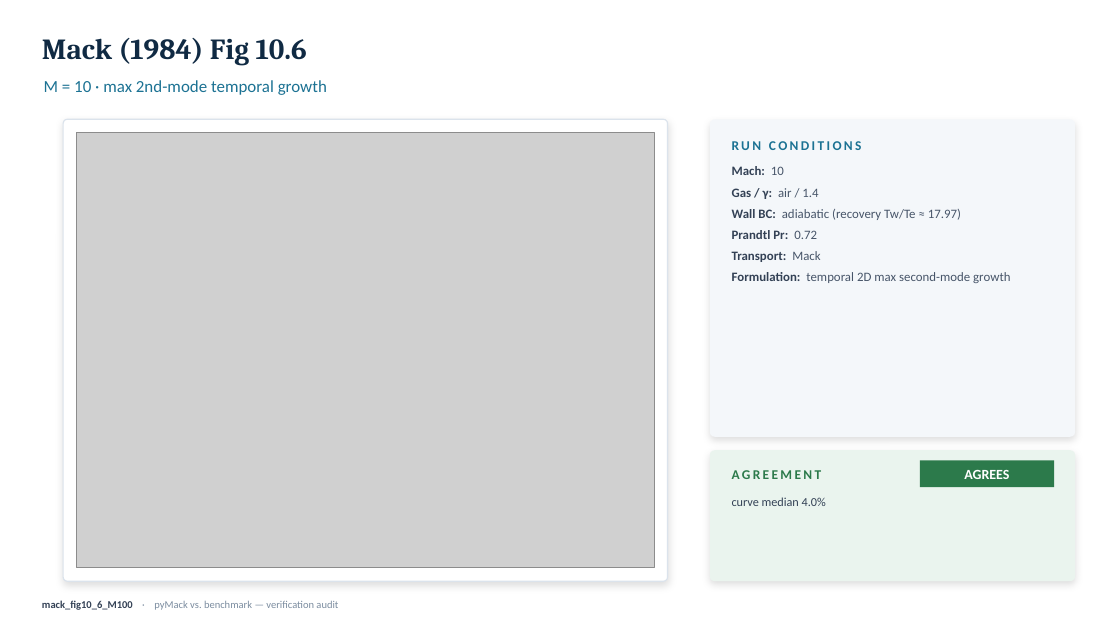
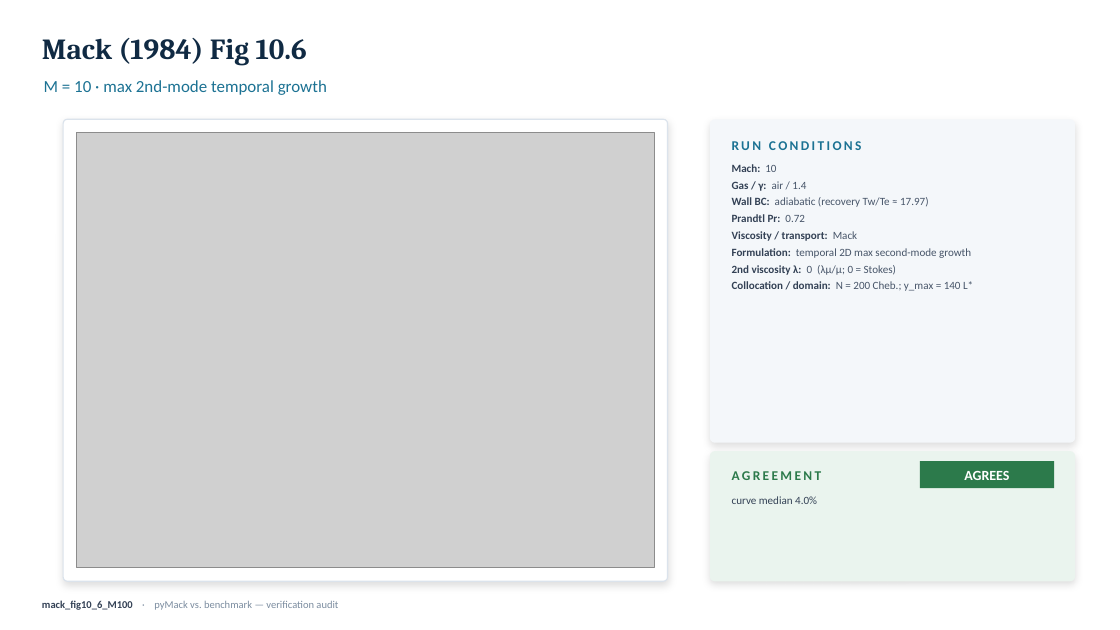
Before and after one commit to BARDAK1995/pyMack, a slide deck: slide 8 of verification/slides/pyMack_validation.pptx. Drawn at 1120x630 pixels with LibreOffice and Linux fonts; fonts in the diff are those of the drawing; grey boxes stand for pictures. Boxes give left, top, right and bottom in pixels: in the first picture for what was removed or moved away, otherwise in the second. Text is boxed around its words. In the diff, an @@ line names an element or a change of style, - is before the commit and + after.

Commit message:
verification: complete-curve overlays, OG-anchored cone, full-curve Ma&Zhong, LST params on deck
Özgen: re-extract the FULL c_i=0 neutral contour (marching squares, both modes incl. Phase-2 low-α onset extension) and re-judge by nearest-point match. M4 now AGREES on the complete two-lobe structure (2nd-mode 0%, 1st cutoff 2%, ~85% coverage); M6 acceptable (4 branches); M2/M3 acceptable (agree where resolvable, low-α onset CS-limited); M7/M8/M10 acceptable (2nd-mode cutoff 2-6% agrees, but pyMack connects the modes where Özgen separates them — documented inter-mode over-prediction, topology_ok=false).

Cone: re-anchored to the OG source — Sivasubramanian (2012) PhD thesis Fig. 5.1 (N≈9.5 at f≈210 kHz / F=1.071e-5), the linear regime of S&F 2015 JFM 768, cross-checked vs BAM6QT design review arXiv:2509.10411. Domain-matched N re-integration over the thesis x*-window: frequency 210 kHz EXACT; peak N 8.0-8.1 vs 9.5 (~15% short, bounded self-similar/Mangler deficit, documented). Replaces the prior loose N~7-8 / 220-280 kHz benchmark.

Ma & Zhong: upgraded from a 2-point check to a FULL neutral-curve comparison (Fig. 15, ω vs R). pyMack reproduces the entire 2nd-mode band to ~3-5% (F=2.2e-4 crosses at R~831/1033 vs §6 anchors 806/999.6); 1st-mode cutoff tracks, onset partial.

Slide deck: every case slide now lists the LST/solver parameters (viscosity model + value, 2nd-viscosity λ, collocation N, domain y_max, disturbance-T BC, mode-selection method); taller agreement card so metrics aren't clipped (QA-verified). Copyrighted thesis/figure renders gitignored.

```diff
--- a/verification/slides/pyMack_validation.pptx
+++ b/verification/slides/pyMack_validation.pptx
@@ rounded rectangle: place and size @@
-rounded rectangle at [710, 119, 1075, 437]
+rounded rectangle at [710, 119, 1075, 443]
@@ text at [732, 164, 971, 258]: size 11 to 9.5 pt in "Mach: 10", "Gas / γ: air / 1.4", "Wall BC: adiabatic (recovery Tw/Te ≈ 17.97)", "Prandtl Pr: 0.72" and 1 more places; less space between paragraphs @@
@@ text at [732, 231, 857, 241]: text changed; size 11 to 9.5 pt @@
-Transport: Mack
+Viscosity / transport: Mack
@@ text at [732, 265, 973, 291]: paragraphs added @@
+2nd viscosity λ: 0 (λμ/μ; 0 = Stokes)
+Collocation / domain: N = 200 Cheb.; y_max = 140 L*
@@ rounded rectangle at [710, 451, 1075, 581]: proportions changed @@
@@ text "curve median 4.0%" at [732, 496, 817, 504]: size 10.5 to 9.5 pt @@
```
Also in this commit, not shown: 19 other slides changed, 37 other files.
